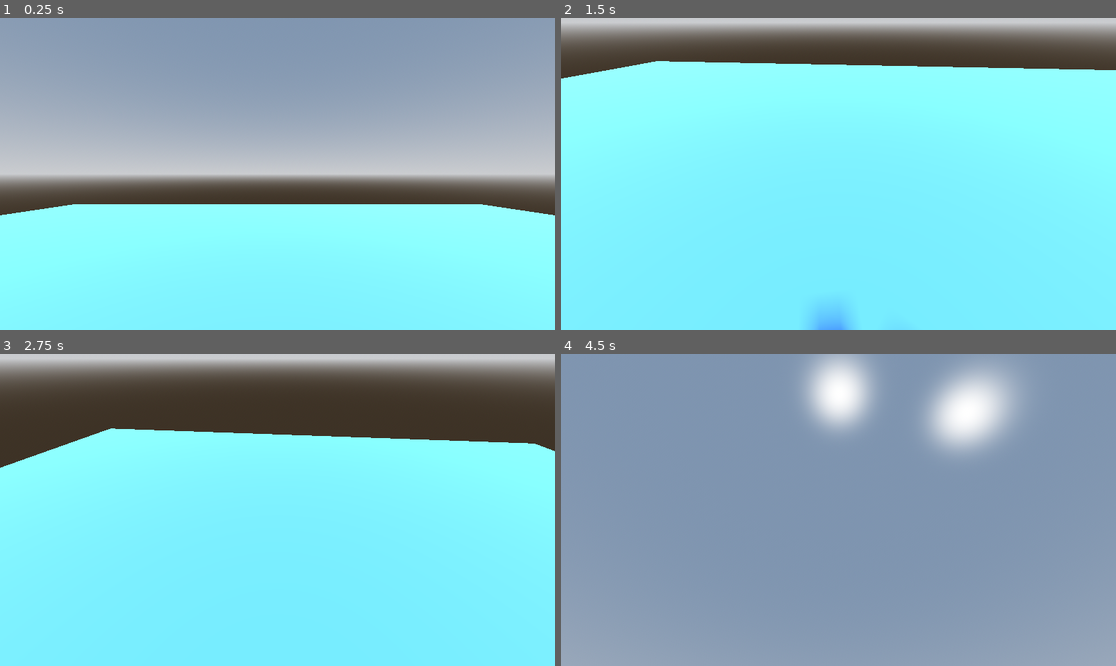
Above: before the commit, frames 1-4 (two rows, left to right).
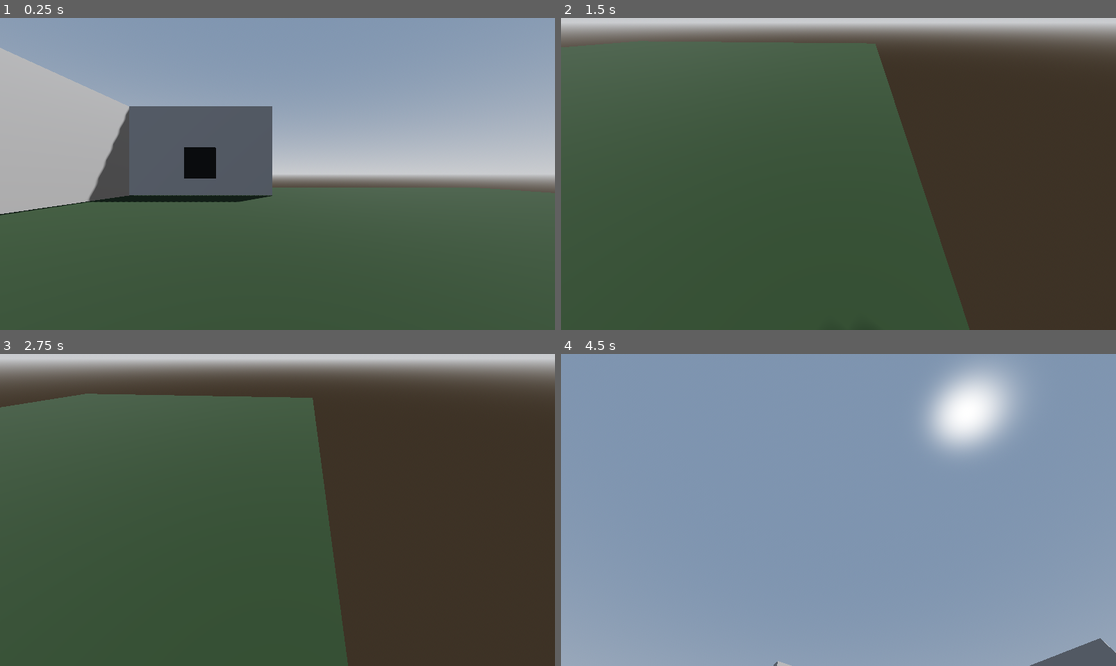
Above: after the commit, the same moments.

Repository: fbcs-hailey/GameJam3
Game: Godot game, scene res://main/main.tscn
Same seed, same stepped clock (60 frames per second), same inputs: the game is played once before the commit and once after it.
Inputs (mouse positions are in pixels of both pictures, inside the frame that each line leads up to):
- Up to frame 1 (0.25 s): no input
- Up to frame 2 (1.5 s): tap Enter at 0.5 s; move the mouse to (960, 158) at 0.52 s; press the mouse at (960, 158) at 0.53 s; move the mouse to (727, 189) at 1.27 s; release the mouse at (727, 189) at 1.28 s; click (727, 189) at 1.35 s
- Up to frame 3 (2.75 s): tap Space at 2 s; move the mouse to (333, 441) at 2.02 s; press the mouse at (333, 441) at 2.03 s
- Up to frame 4 (4.5 s): move the mouse to (810, 572) at 2.77 s; release the mouse at (810, 572) at 2.78 s; click (810, 572) at 2.85 s; tap Enter at 3.5 s; move the mouse to (1005, 556) at 3.52 s; press the mouse at (1005, 556) at 3.53 s; tap Space at 4.25 s; move the mouse to (672, 463) at 4.27 s; release the mouse at (672, 463) at 4.28 s; click (672, 463) at 4.35 s

The runs differ from the first frame. In frame 1, 56% of the frame differs, in the area x 0-100%, y 9-100%; in frame 2, 88%, in the area x 0-100%, y 7-100%; in frame 3, 80%; in frame 4, 3.5%.

Commit message:
Add paintings and demo house

Diff:
--- /dev/null
+++ b/new-game-project/base/painint.tscn
@@ -0,0 +1,42 @@
+[gd_scene format=3 uid="uid://bphbtc44u6vdm"]
+
+[sub_resource type="StandardMaterial3D" id="StandardMaterial3D_53q0u"]
+albedo_color = Color(0, 0, 0, 1)
+
+[sub_resource type="BoxMesh" id="BoxMesh_pjrb6"]
+size = Vector3(0.1, 1, 1)
+
+[sub_resource type="GDScript" id="GDScript_on3qq"]
+script/source = "extends MeshInstance3D
+
+
+@onready var ray_cast: RayCast3D = $RayCast
+@onready var lable: Label3D = $lable
+
+# Called when the node enters the scene tree for the first time.
+func _ready() -> void:
+	if ray_cast.collide_with_bodies:
+		print('good')
+
+
+# Called every frame. 'delta' is the elapsed time since the previous frame.
+func _process(delta: float) -> void:
+	pass
+
+func change_lable():
+	lable.visible=true
+"
+
+[node name="paintings" type="MeshInstance3D" unique_id=1182266868]
+transform = Transform3D(-0.0029845631, 0, -0.9999955, 0, 1, 0, 0.9999955, 0, -0.0029845631, 0, 0, 0)
+material_override = SubResource("StandardMaterial3D_53q0u")
+mesh = SubResource("BoxMesh_pjrb6")
+script = SubResource("GDScript_on3qq")
+
+[node name="RayCast" type="RayCast3D" parent="." unique_id=518752028]
+target_position = Vector3(1.5, -0.5, 0)
+
+[node name="lable" type="Label3D" parent="." unique_id=508280208]
+transform = Transform3D(-4.3711392e-08, 0, 1.0000001, 0, 1, 0, -1.0000001, 0, -4.3711392e-08, 0.5599501, 0, -0.000132213)
+visible = false
+text = "player found painting"
--- a/new-game-project/home/basement.tscn
+++ /dev/null
@@ -1,64 +0,0 @@
-[gd_scene format=3 uid="uid://c4slb7dyrrh8u"]
-
-[ext_resource type="PackedScene" uid="uid://oqg7syqcxp3g" path="res://home/door.tscn" id="1_ol8iu"]
-
-[sub_resource type="ProceduralSkyMaterial" id="ProceduralSkyMaterial_60g8j"]
-sky_horizon_color = Color(0.66224277, 0.6717428, 0.6867428, 1)
-ground_horizon_color = Color(0.66224277, 0.6717428, 0.6867428, 1)
-
-[sub_resource type="Sky" id="Sky_ol8iu"]
-sky_material = SubResource("ProceduralSkyMaterial_60g8j")
-
-[sub_resource type="Environment" id="Environment_g2qr7"]
-background_mode = 2
-sky = SubResource("Sky_ol8iu")
-tonemap_mode = 2
-
-[sub_resource type="StandardMaterial3D" id="StandardMaterial3D_60g8j"]
-albedo_color = Color(0.18530759, 0.08450966, 0.00750433, 1)
-
-[sub_resource type="StandardMaterial3D" id="StandardMaterial3D_ol8iu"]
-albedo_color = Color(0.4679042, 0.401645, 0.27824205, 1)
-
-[node name="basement" type="Node3D" unique_id=2052776141]
-
-[node name="WorldEnvironment" type="WorldEnvironment" parent="." unique_id=1204507003]
-environment = SubResource("Environment_g2qr7")
-
-[node name="DirectionalLight3D" type="DirectionalLight3D" parent="." unique_id=1407521642]
-transform = Transform3D(-0.8660254, -0.43301278, 0.25, 0, 0.49999997, 0.86602545, -0.50000006, 0.75, -0.43301266, 0, 0, 0)
-shadow_enabled = true
-
-[node name="base" type="Node3D" parent="." unique_id=559488990]
-
-[node name="floor" type="CSGBox3D" parent="base" unique_id=8548080]
-use_collision = true
-size = Vector3(5, 0.1, 5)
-material = SubResource("StandardMaterial3D_60g8j")
-
-[node name="wall1" type="CSGBox3D" parent="base" unique_id=1462321959]
-transform = Transform3D(1, 0, 0, 0, 1, 0, 0, 0, 1, -2.5, 1.5, 0)
-use_collision = true
-size = Vector3(0.5, 3, 5)
-material = SubResource("StandardMaterial3D_ol8iu")
-
-[node name="wall2" type="CSGBox3D" parent="base" unique_id=12325901]
-transform = Transform3D(1, 0, 0, 0, 1, 0, 0, 0, 1, 2.5, 1.5, 0)
-use_collision = true
-size = Vector3(0.5, 3, 5)
-material = SubResource("StandardMaterial3D_ol8iu")
-
-[node name="wall3" type="CSGBox3D" parent="base" unique_id=1258421491]
-transform = Transform3D(-4.3711385e-08, 0, 0.99999994, 0, 1, 0, -0.99999994, 0, -4.3711385e-08, -0.06, 1.5, -2.5)
-use_collision = true
-size = Vector3(0.5, 3, 5)
-material = SubResource("StandardMaterial3D_ol8iu")
-
-[node name="wall4" type="CSGBox3D" parent="base" unique_id=266905553]
-transform = Transform3D(-4.371138e-08, 0, 0.9999999, 0, 1, 0, -0.9999999, 0, -4.371138e-08, -0.059999995, 1.5, 2.4999995)
-use_collision = true
-size = Vector3(0.5, 3, 5)
-material = SubResource("StandardMaterial3D_ol8iu")
-
-[node name="door" parent="." unique_id=1334904856 instance=ExtResource("1_ol8iu")]
-transform = Transform3D(1, 0, 0, 0, 1, 0, 0, 0, 1, 0, -0.03633499, -2.1976635)
--- a/new-game-project/home/door.tscn
+++ /dev/null
@@ -1,26 +0,0 @@
-[gd_scene format=3 uid="uid://oqg7syqcxp3g"]
-
-[sub_resource type="StandardMaterial3D" id="StandardMaterial3D_m57jh"]
-albedo_color = Color(0.38421947, 0.32734427, 0.22124857, 1)
-
-[sub_resource type="PlaneMesh" id="PlaneMesh_x0eqs"]
-size = Vector2(0.7, 1.5)
-
-[node name="door" type="Node3D" unique_id=1334904856]
-
-[node name="frame" type="CSGBox3D" parent="." unique_id=1065674671]
-transform = Transform3D(1, 0, 0, 0, 1.0000001, 0, 0, 0, 1.0000001, 0, 1.2110679, 0)
-size = Vector3(0.7, 0.2, 0.1)
-
-[node name="CSGBox3D2" type="CSGBox3D" parent="frame" unique_id=635069220]
-transform = Transform3D(-4.371139e-08, -1.0000001, 0, 0.9999999, -4.371139e-08, 0, 0, 0, 1, 0.32897782, -0.55453146, 0)
-size = Vector3(1.299707, 0.2, 0.1)
-
-[node name="CSGBox3D3" type="CSGBox3D" parent="frame" unique_id=573875233]
-transform = Transform3D(-4.371139e-08, -1.0000001, 0, 0.9999999, -4.371139e-08, 0, 0, 0, 1, -0.32265854, -0.55453146, 0)
-size = Vector3(1.299707, 0.2, 0.1)
-
-[node name="MeshInstance3D" type="MeshInstance3D" parent="." unique_id=1849231112]
-transform = Transform3D(1, 0, 0, 0, -4.3711385e-08, 0.99999994, 0, -0.99999994, -4.3711385e-08, 0, 0.42493498, 0)
-material_override = SubResource("StandardMaterial3D_m57jh")
-mesh = SubResource("PlaneMesh_x0eqs")
--- a/new-game-project/main/main.tscn
+++ b/new-game-project/main/main.tscn
@@ -1,6 +1,7 @@
 [gd_scene format=3 uid="uid://ekvt1amehlo"]
 
 [ext_resource type="PackedScene" uid="uid://bwmnef6ajguoa" path="res://player/player.tscn" id="1_53q0u"]
+[ext_resource type="PackedScene" uid="uid://bphbtc44u6vdm" path="res://base/painint.tscn" id="2_pjrb6"]
 
 [sub_resource type="ProceduralSkyMaterial" id="ProceduralSkyMaterial_4hihk"]
 sky_horizon_color = Color(0.66224277, 0.6717428, 0.6867428, 1)
@@ -15,7 +16,7 @@
 tonemap_mode = 2
 
 [sub_resource type="StandardMaterial3D" id="StandardMaterial3D_4hihk"]
-albedo_color = Color(0.12211334, 0.27296996, 0.5204823, 1)
+albedo_color = Color(0.07345354, 0.13875389, 0.013385968, 1)
 
 [node name="Main" type="Node3D" unique_id=1392634343]
 
@@ -27,8 +28,25 @@
 shadow_enabled = true
 
 [node name="floor" type="CSGBox3D" parent="." unique_id=1886478138]
+transform = Transform3D(1, 0, 0, 0, 1, 0, 0, 0, 1, 0.054527283, -0.1, -0.8581543)
 use_collision = true
-size = Vector3(10, 0.25, 10)
+size = Vector3(21.616562, 0.25, 11.716309)
 material = SubResource("StandardMaterial3D_4hihk")
 
 [node name="player" parent="." unique_id=586143396 instance=ExtResource("1_53q0u")]
+transform = Transform3D(1, 0, 0, 0, 1, 0, 0, 0, 1, -0.014505386, 0.09343839, 4.630473)
+
+[node name="placeholderHouse" type="Node3D" parent="." unique_id=192214988]
+
+[node name="CSGBox3D" type="CSGBox3D" parent="placeholderHouse" unique_id=1304513817]
+transform = Transform3D(1, 0, 0, 0, 1, 0, 0, 0, 1, -5.116048, 1.5460339, 0)
+use_collision = true
+size = Vector3(0.2, 3, 5)
+
+[node name="CSGBox3D2" type="CSGBox3D" parent="placeholderHouse" unique_id=875049588]
+transform = Transform3D(5.7692003e-05, 0, 1, 0, 1, 0, -1, 0, 5.7692003e-05, -2.6873255, 1.5460339, -2.3215635)
+use_collision = true
+size = Vector3(0.2, 3, 5)
+
+[node name="paintings" parent="." unique_id=1182266868 instance=ExtResource("2_pjrb6")]
+transform = Transform3D(-0.0029845631, 0, -0.9999955, 0, 1, 0, 0.9999955, 0, -0.0029845631, -2.5078473, 1.1170385, -1.9174924)
--- a/new-game-project/player/player.tscn
+++ b/new-game-project/player/player.tscn
@@ -71,10 +71,6 @@
 [node name="WorldEnvironment" type="WorldEnvironment" parent="." unique_id=399355537]
 environment = SubResource("Environment_rkbax")
 
-[node name="DirectionalLight3D" type="DirectionalLight3D" parent="." unique_id=1385151255]
-transform = Transform3D(-0.97437006, 0.22494796, -0.0011778352, 0, 0.005235962, 0.9999863, 0.22495104, 0.9743567, -0.0051017646, 0, 0, 0)
-shadow_enabled = true
-
 [node name="CharacterBody3D" type="CharacterBody3D" parent="." unique_id=1240198804]
 script = SubResource("GDScript_kqu6x")
 
